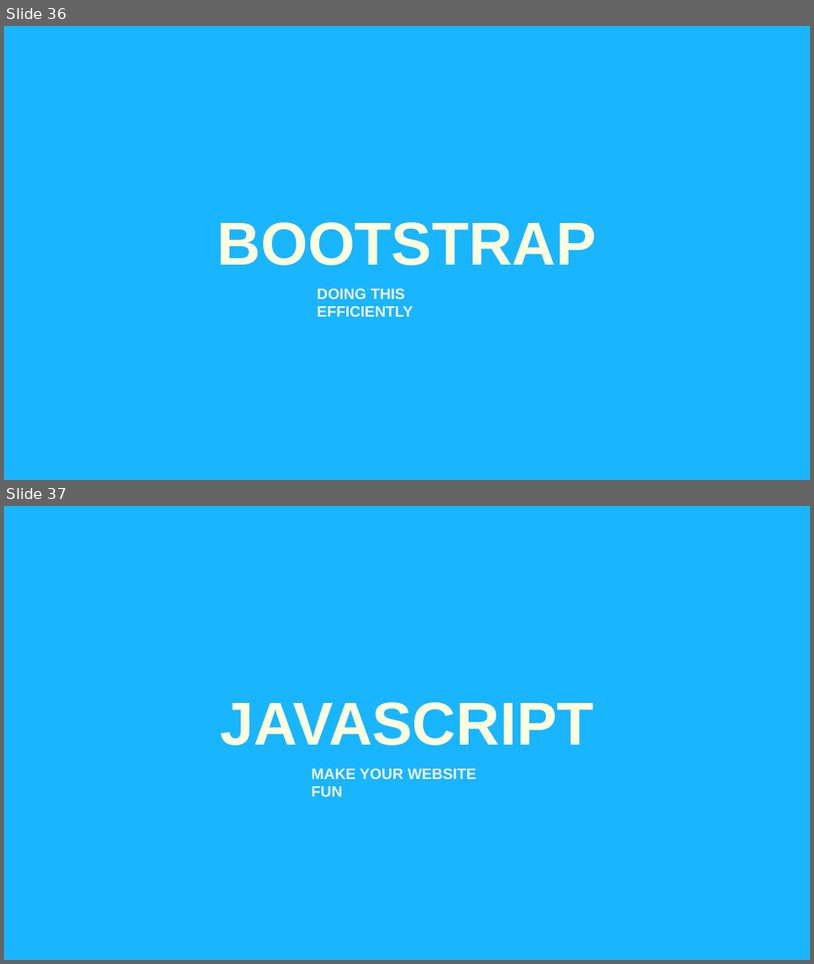
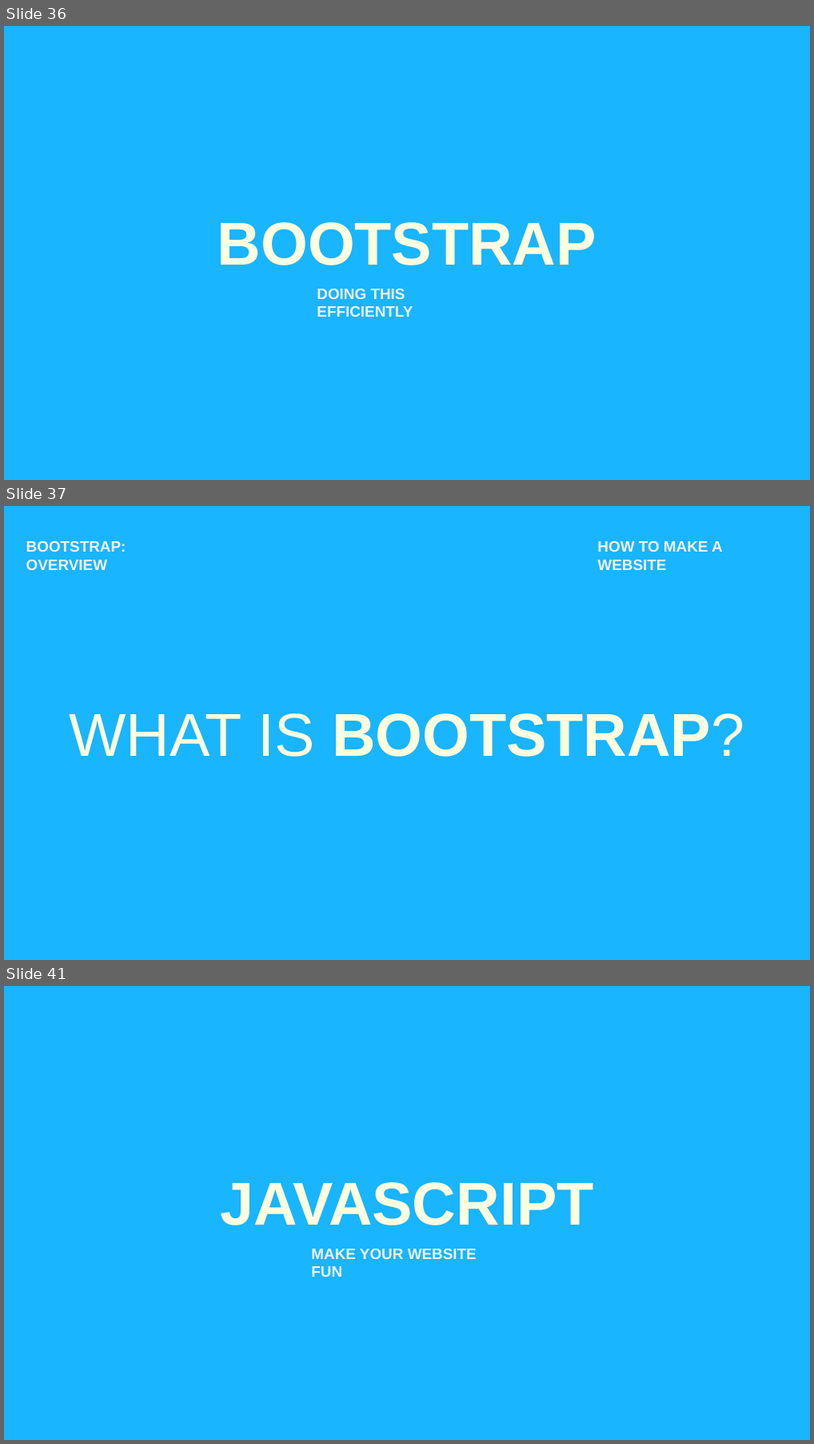
Before and after one commit to nimus0108/CodeDay-Spring, a slide deck: Presentation/How to Make a Website.pptx. Shown one above the other, each under a label of ours: slides 36 and 37 before the commit, slides 36, 37 and 41 after it; the slides between them are not shown. The pictures are 814x964 and 814x1444 pixels, drawn with LibreOffice and Linux fonts; fonts in the diff are those of the drawing. Boxes give left, top, right and bottom in pixels: in the first picture for what was removed or moved away, otherwise in the second. Text is boxed around its words. In the diff, an @@ line names an element or a change of style, - is before the commit and + after.

Commit message:
Bootstrap

```diff
--- a/Presentation/How to Make a Website.pptx
+++ b/Presentation/How to Make a Website.pptx
@@ slide 37 added at [4, 506, 810, 960], background #19B5FE @@
@@ text added at [26, 541, 126, 570], 18 pt, text #F2F2F2, bold @@
+BOOTSTRAP: OVERVIEW
@@ text added at [598, 541, 723, 570], 18 pt, text #F2F2F2, bold @@
+HOW TO MAKE A WEBSITE
@@ title added at [69, 713, 746, 756], 72 pt, text #FEFDDE, bold @@
+WHAT IS BOOTSTRAP?
@@ what was slide 37 is now slide 41 @@
```
Also in this commit, not shown: 2 slides changed, 3 other slides added.
